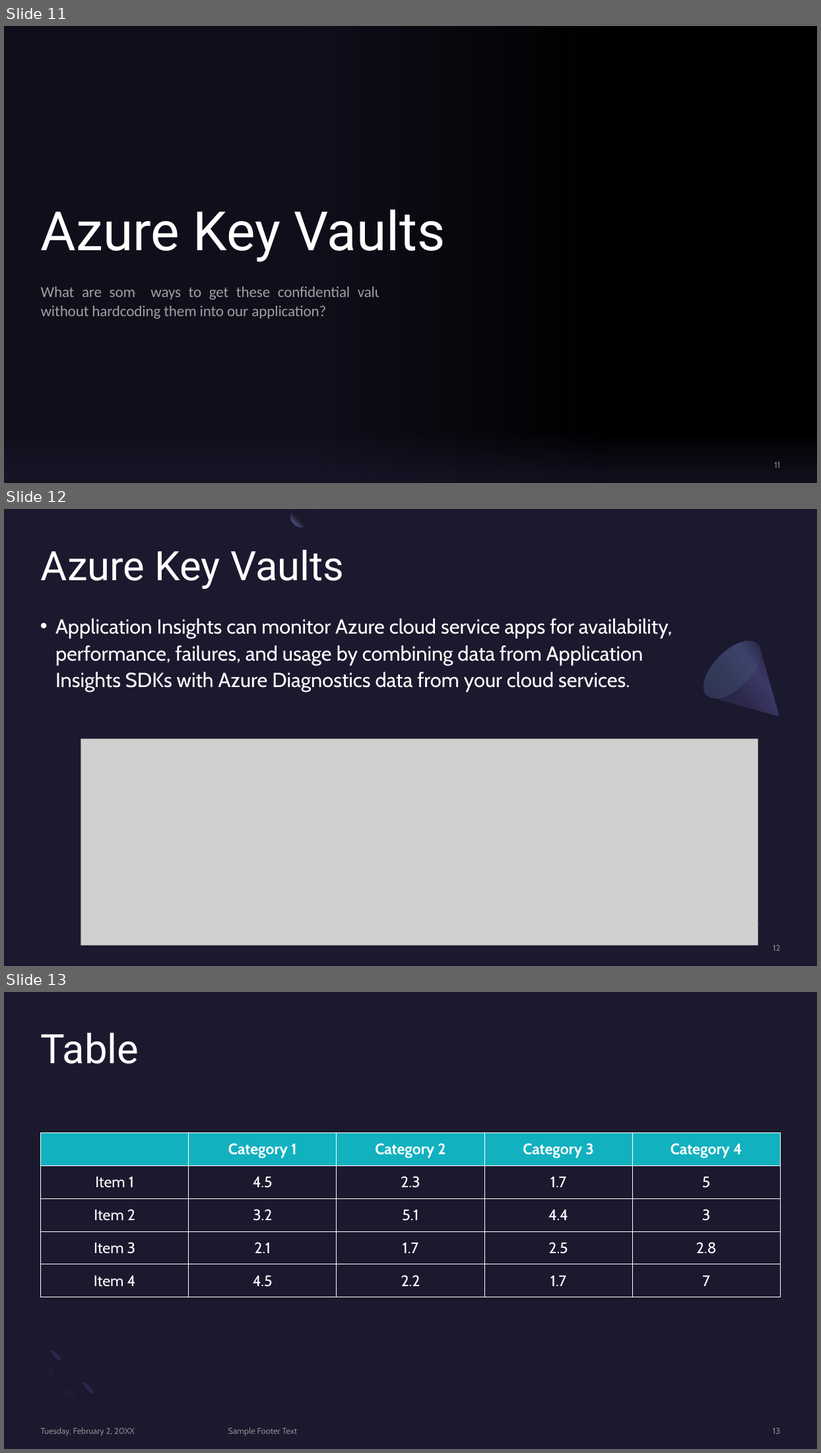
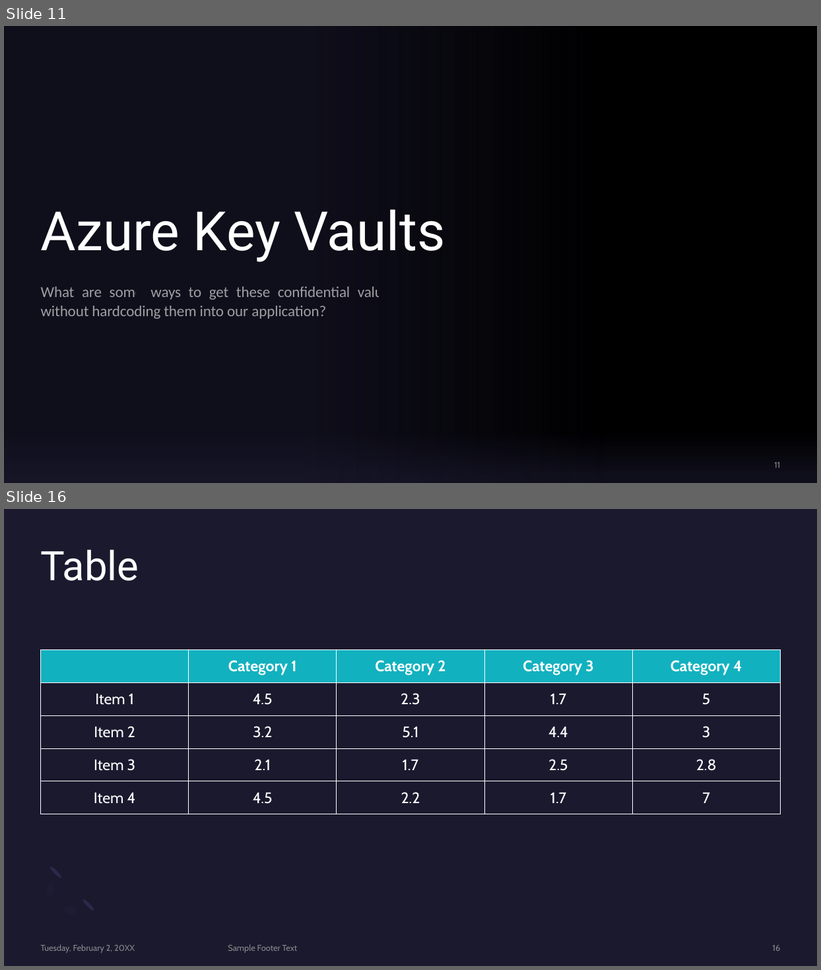
Before and after one commit to BrianChen0527/postgreSQL, a slide deck: MSFT_Azure/Microsoft Azure.pptx. Shown one above the other, each under a label of ours: slides 11, 12 and 13 before the commit, slides 11 and 16 after it; the slides between them are not shown. The pictures are 821x1453 and 821x970 pixels, drawn with LibreOffice and Linux fonts; fonts in the diff are those of the drawing; grey boxes stand for pictures; background and template pictures are left out. Boxes give left, top, right and bottom in pixels: in the first picture for what was removed or moved away, otherwise in the second. Text is boxed around its words. In the diff, an @@ line names an element or a change of style, - is before the commit and + after.

Commit message:
working on Azure presentation

```diff
--- a/MSFT_Azure/Microsoft Azure.pptx
+++ b/MSFT_Azure/Microsoft Azure.pptx
@@ slide 12 removed at (4, 509, 817, 966), background #1B192E @@
@@ freeform shape removed at (290, 509, 314, 527) @@
@@ title removed at (41, 549, 344, 589) @@
-Azure Key Vaults
@@ text removed at (55, 619, 673, 692) @@
-• Application Insights can monitor Azure cloud service apps for availability, performance, failures, and usage by combining data from Application Insights SDKs with Azure Diagnostics data from your cloud services.
@@ freeform shape removed at (694, 631, 805, 742) @@
@@ ellipse removed at (694, 631, 771, 708) @@
@@ picture removed at (81, 739, 758, 946) @@
@@ ellipse removed at (744, 902, 768, 926) @@
@@ rectangle removed at (768, 898, 793, 921) @@
@@ page number removed at (773, 945, 780, 951) @@
-12
@@ what was slide 13 is now slide 16 @@
@@ page number at (773, 945, 781, 951): text changed @@
-13
+16
```
Also in this commit, not shown: 1 slide changed, 4 slides added, 1 other file.
